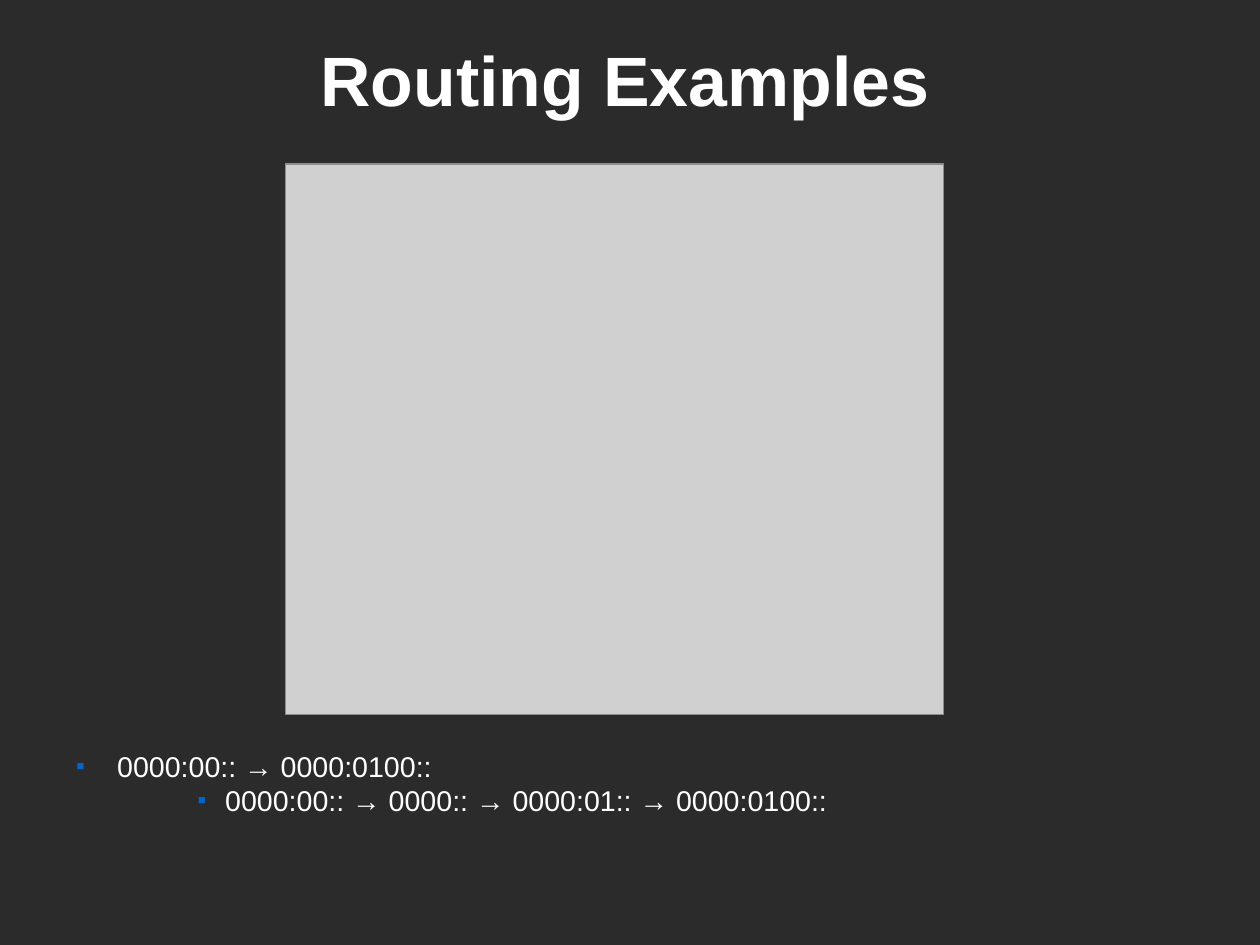
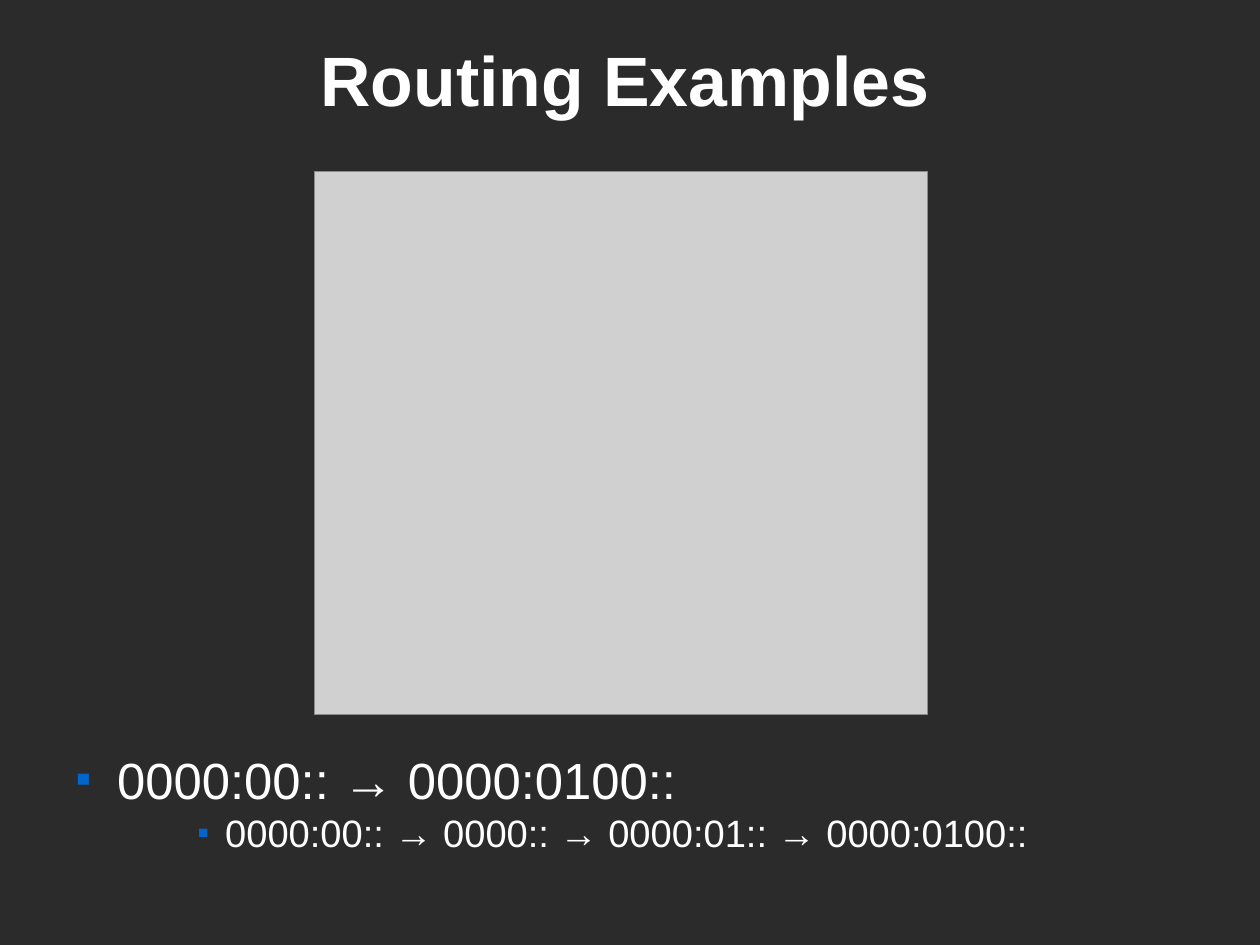
Before and after one commit to CEID-DS/cbox, a slide deck: slide 34 of doc/fosscomm/fosscomm_finalv1.odp. Drawn at 1260x945 pixels with LibreOffice and Linux fonts; fonts in the diff are those of the drawing; grey boxes stand for pictures; background and template pictures are left out; a plain dark background stands for a picture behind light text. Boxes give left, top, right and bottom in pixels: in the first picture for what was removed or moved away, otherwise in the second. Text is boxed around its words. In the diff, an @@ line names an element or a change of style, - is before the commit and + after.

Commit message:
last change in routing

```diff
--- a/doc/fosscomm/fosscomm_finalv1.odp
+++ b/doc/fosscomm/fosscomm_finalv1.odp
@@ picture: place and size @@
-picture at [286, 165, 944, 715]
+picture at [314, 172, 927, 715]
@@ text "0000:00:: → 0000:0100::" at [117, 763, 1027, 848]: size 18 to 32 pt in "0000:00:: → 0000:0100::"; size 18 to 24 pt in "0000:00:: → 0000:: → 0000:01:: → 0000:0100::" @@
```
Also in this commit, not shown: 1 other slide changed.
